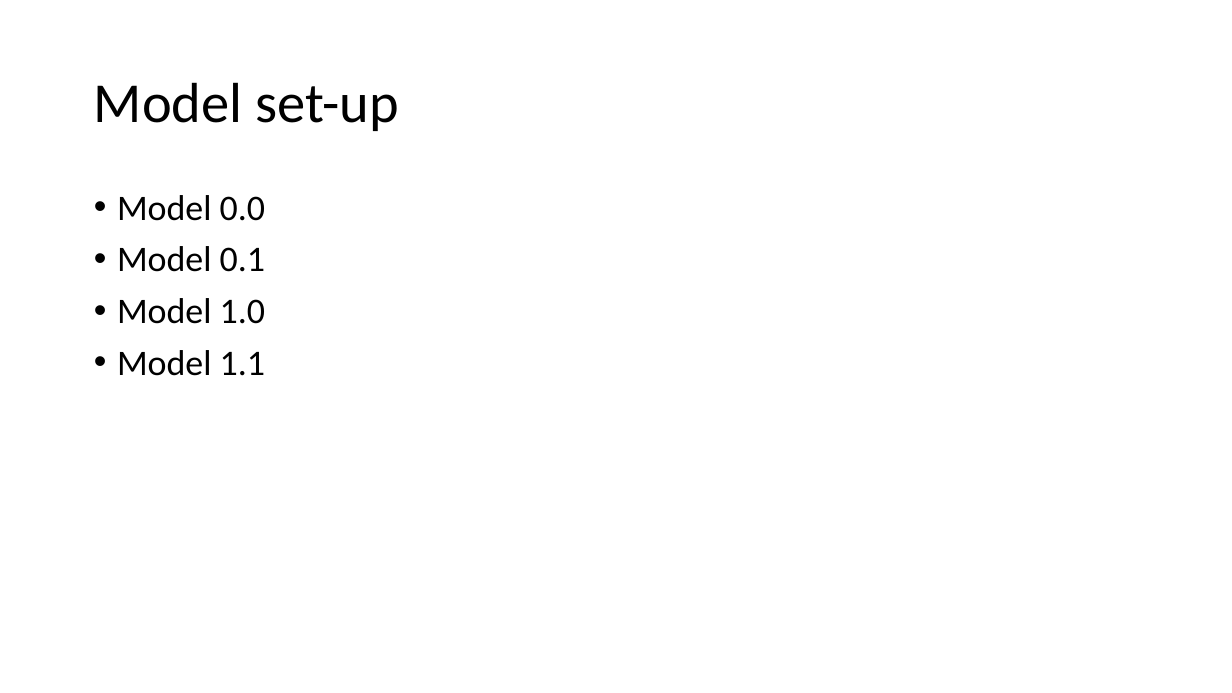
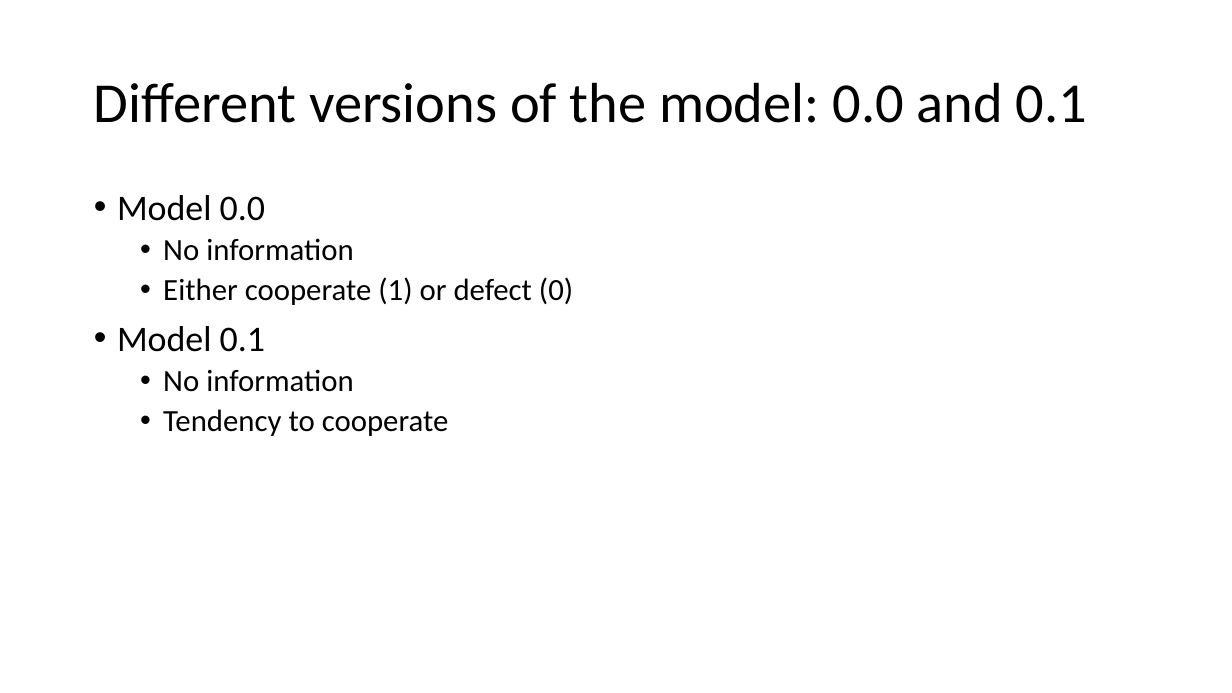
Before and after one commit to J-Damhuis/Cooperation, a slide deck: slide 6 of Presentations/Presentation_17-12-2018.pptx. Drawn at 1232x693 pixels with LibreOffice and Linux fonts; fonts in the diff are those of the drawing. Boxes give left, top, right and bottom in pixels: in the first picture for what was removed or moved away, otherwise in the second. Text is boxed around its words. In the diff, an @@ line names an element or a change of style, - is before the commit and + after.

```diff
--- a/Presentations/Presentation_17-12-2018.pptx
+++ b/Presentations/Presentation_17-12-2018.pptx
@@ title at bbox=[94, 82, 1087, 123]: text changed @@
-Model set-up
+Different versions of the model: 0.0 and 0.1
@@ text at bbox=[163, 238, 573, 305]: paragraphs added @@
+  • No information
+  • Either cooperate (1) or defect (0)
@@ text at bbox=[163, 369, 449, 436]: text changed; size 28 to 24 pt @@
-• Model 1.0
-• Model 1.1
+  • No information
+  • Tendency to cooperate
```
Also in this commit, not shown: 5 other slides changed, 10 slides added, 2 slides removed, 1 other file.
